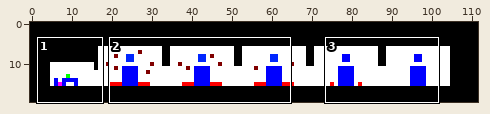
Sprite sheet -- Assets/levels/intro.png. The picture above shows the old version from afar; the outline marks the close-up.
Close-up. Before:
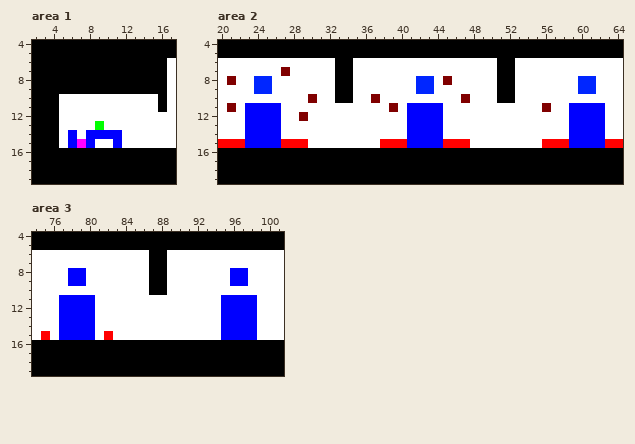
The file is 112x20 pixels. Shown: area 1: x 2..17, y 4..19; area 2: x 20..64, y 4..19; area 3: x 74..101, y 4..19.
Once edited:
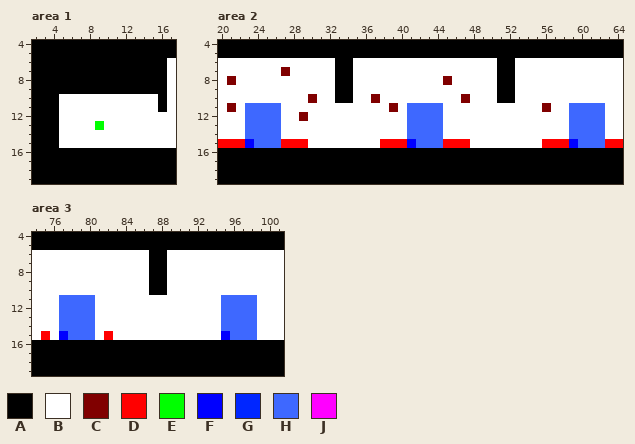
Palette (. is transparent): A #000000  B #ffffff  C #800000  D #ff0000  E #00ff00  F #0000ff  G #0026ff  H #3e68ff  J #ff00ff
Changes in this commit:
Area 1:
The author changed colour F to colour B in row 14 at x 6 and 8 to 11; in row 15 at x 6, 8 and 11.
The author changed colour J to colour B in row 15 at x 7.
Area 2:
The author changed colour G to colour B in rows 8 to 9 at x 24 to 25, 42 to 43 and 60 to 61.
The author changed colour F to colour H in rows 11 to 14 at x 23 to 26, 41 to 44 and 59 to 62; in row 15 at x 24 to 26, 42 to 44 and 60 to 62.
Area 3:
The author changed colour F to colour B in rows 8 to 9 at x 78 to 79 and 96 to 97.
The author changed colour F to colour H in rows 11 to 14 at x 77 to 80 and 95 to 98; in row 15 at x 78 to 80 and 96 to 98.
